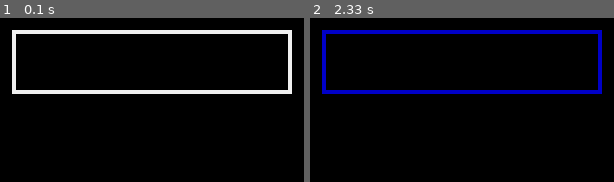
Above: before the commit, frames 1-2 (left to right).
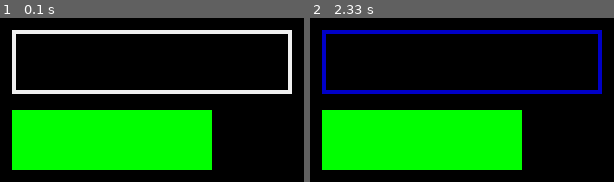
Above: after the commit, the same moments.

Repository: Yofiel/pylife
Game: pygame game, started from pygame_views.py
The game is run twice, just before and just after one commit, with the same random seed, the same clock (stepped at 60 frames per second) and the same inputs.
Inputs (mouse positions are in pixels of both pictures, inside the frame that each line leads up to):
- Up to frame 1 (0.1 s): no input
- Up to frame 2 (2.33 s): click (462, 62) at 0.38 s; click (outside the picture) at 0.72 s; click (462, 62) at 2.05 s

The runs differ from the first frame. In frame 1, 24% of the frame differs, in the area x 3-70%, y 56-93%; in frame 2, 24%.

Commit message:
feat(incomplete): add confirm button for name input

Diff:
--- a/main.py
+++ b/main.py
@@ -132,7 +132,7 @@
                 removed_players.append(players[i])
                 confirmation_print()
 
-                # Se todos os jogadores falirem com exceção de um, a rodada será encerrada
+                # Se todos falirem com exceção de um, a rodada será encerrada
                 if len(removed_players) == len(players) - 1:
                     break
                 else:
--- a/new_views.py
+++ b/pygame_views.py
@@ -1,20 +1,25 @@
 from sys import exit
 
 import pygame
-from pygame.locals import QUIT
 
 WIDTH = 800
 HEIGHT = 600
-BACKGROUND_COLOR = pygame.Color(0, 0, 0)
+
+COLOR_BLACK = pygame.Color(0, 0, 0)
+COLOR_WHITE = pygame.Color(255, 255, 255)
+COLOR_GREEN = pygame.Color("green")
 
 # inicializando jogo
 pygame.init()
-clock = pygame.time.Clock()
-main_surface = pygame.display.set_mode((WIDTH, HEIGHT))
+
+FPS = 60
+
+# propriedades da janela
+WIN = pygame.display.set_mode((WIDTH, HEIGHT))
 pygame.display.set_caption("Pylife")
 
 # definindo fonte base
-base_font = pygame.font.Font(None, 32)
+FONT = pygame.font.Font(None, 32)
 
 
 def init_players_view():
@@ -25,6 +30,9 @@
     input_rect_active_color = pygame.Color(0, 0, 200)
     input_rect_inactive_color = pygame.Color(240, 240, 240)
     input_rect_current_color = input_rect_inactive_color
+
+    button_rect = pygame.Rect(200, 240, 100, 30)
+
     active = False
 
     while True:
@@ -47,7 +55,7 @@
                             user_text += event.unicode
 
         # preenchendo background com cor
-        main_surface.fill(BACKGROUND_COLOR)
+        WIN.fill(COLOR_BLACK)
 
         # atualizando cor do input
         if active:
@@ -56,30 +64,41 @@
             input_rect_current_color = input_rect_inactive_color
 
         # desenhando retangulo do input na tela
-        pygame.draw.rect(main_surface, input_rect_current_color, input_rect, 2)
+        pygame.draw.rect(WIN, input_rect_current_color, input_rect, 2)
+
+        # desenhando botao
+        pygame.draw.rect(WIN, COLOR_GREEN, button_rect)
 
         # criando camada para o texto
-        text_surface = base_font.render(user_text, True, (255, 255, 255))
+        text_surface = FONT.render(user_text, True, (255, 255, 255))
 
         # desenhando camanda de texto na tela na posicao da caixa de input
-        main_surface.blit(text_surface, (input_rect.x + 5, input_rect.y + 5))
+        WIN.blit(text_surface, (input_rect.x + 5, input_rect.y + 5))
 
         # caixa de input acompanha o tamanho da camada de texto
         input_rect.w = max(140, text_surface.get_width() + 10)
 
         # atualizando tela parcialmente
-        pygame.display.flip()
-
-        clock.tick(60)
+        draw_window()
 
 
-# Game loop
-init_players_view()
+def draw_window():
+    pygame.display.update()
 
-for event in pygame.event.get():
-    if event.type == pygame.QUIT:
-        pygame.quit()
-        sys.exit()
 
-pygame.display.update()
-clock.tick(15)
+def main():
+    clock = pygame.time.Clock()
+    run = True
+    while run:
+        clock.tick(FPS)
+
+        for event in pygame.event.get():
+            if event.type == pygame.QUIT:
+                run = False
+                pygame.quit()
+
+    draw_window()
+
+
+if __name__ == "__main__":
+    init_players_view()
Not shown, changed: .flake8
